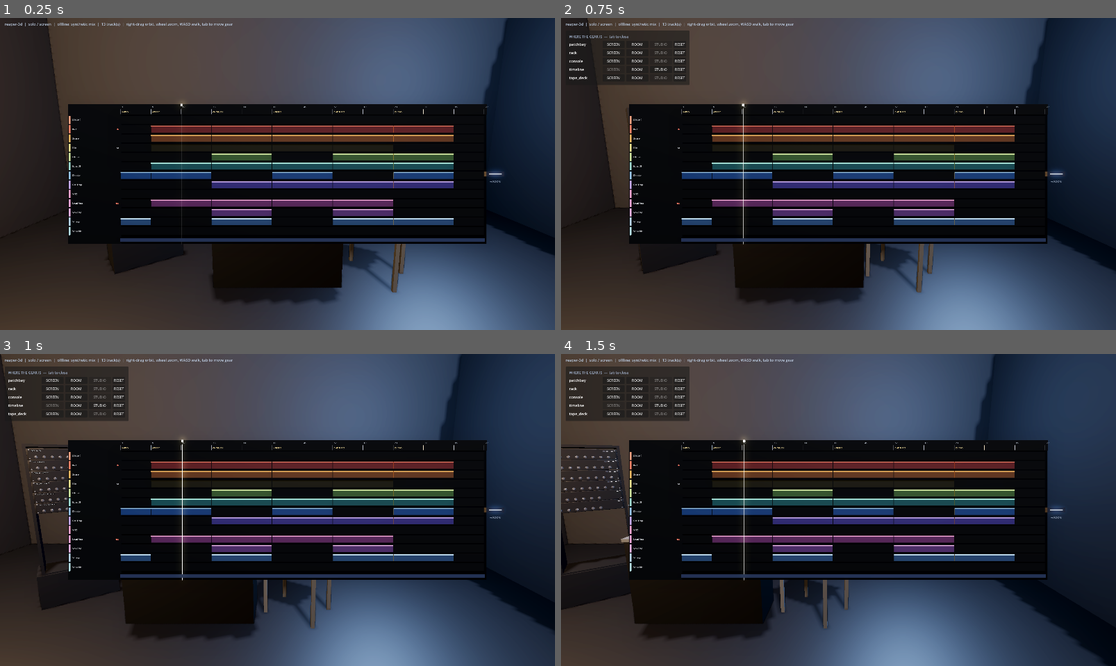
Above: before the commit, frames 1-4 (two rows, left to right).
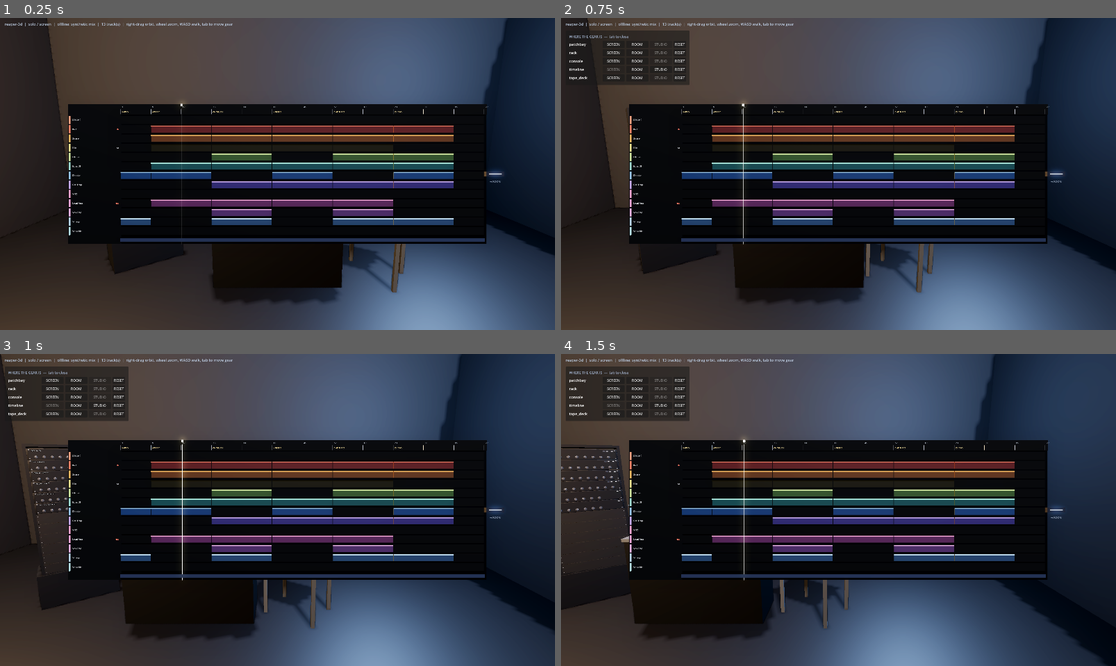
Above: after the commit, the same moments.

Repository: jacob-sabella/gd-dawlings
Game: Godot game, scene res://scenes/bootstrap.tscn
Same seed, same stepped clock (60 frames per second), same inputs: the game is played once before the commit and once after it.
Inputs (mouse positions are in pixels of both pictures, inside the frame that each line leads up to):
- Up to frame 1 (0.25 s): no input
- Up to frame 2 (0.75 s): tap Enter at 0.5 s; move the mouse to (960, 158) at 0.52 s; hold D from 0.53 s (still down); tap Tab at 0.6 s; click (960, 158) at 0.67 s
- Up to frame 3 (1 s): keep holding D
- Up to frame 4 (1.5 s): release D at 1.25 s; drag from (727, 525) to (810, 572) at 1.27 s

Frames 1-2 are identical in both runs. In frame 3, less than 0.1% of the frame differs, in the area x 6-13%, y 51-71%; in frame 4, 0.2%, in the area x 0-13%, y 50-71%.

Commit message:
A rack with six of twelve U filled had a hole, not room
The frame is built to the bay's full capacity, because that is what makes
two bays line up, and the units fill top-down. Six plugins in a twelve-U
bay therefore left six rows with nothing in them -- a gap you could see the
far wall through, which reads as a modelling mistake rather than as space.
Blanking panels now, which is what a real rack has in them, banked because
every blank is the same object in a different place.

Same family as the bank selector and the rack's own page control: the gear
misrepresenting the project in the direction of looking simpler than it is.
Three instances now, and the tell has been identical every time --
something absent with nothing saying it is absent.

The class header also said "A rack fills bottom-up" while an inline comment
eleven lines below said "Filled from the top down", with the code agreeing
with the lower one. Fifth doc-vs-code gap this week and the first where the
file contradicted itself.

Two things about the finish. The first attempt reused the chassis albedo
with a rougher surface: dimmer in the inspector, brighter in the render,
because roughness spreads the practicals across the panel instead of into
one highlight. The second halved the albedo and changed almost nothing
visible, at which point it was no longer obvious albedo was the lever at
all -- so it went to near-black as a deliberate overshoot to confirm it
was. A sixth of chassis now, which looks absurd written down and is right
on screen, because a blank is compared against a faceplate that is mostly
knobs, lettering and the shadows between them.

And the test caught itself lying. The first version asserted counts and
rows, and carried a comment claiming it would catch blanks in the wrong
rows. Mutation said otherwise: reversing the row range, so the blanks cover
the gear and the hole stays at the bottom, left every check green. Same
disease as the source bugs above, in the suite meant to catch them. It now
asserts where -- every blank below the lowest unit -- and both mutations
fail by name.

822 checks, 0 failed.

Diff:
--- a/hardware/materials.gd
+++ b/hardware/materials.gd
@@ -60,6 +60,31 @@
 		m.albedo_color = Color(0.345, 0.365, 0.395)
 		m.roughness = 0.58
 		m.metallic = 0.70
+		return m)
+
+
+## A rack blanking panel: the plate that fills a U nobody has put anything in.
+##
+## A SIXTH of the chassis albedo, which looks like far too much written down and is about right
+## on screen. Two things conspire. The first attempt reused the chassis albedo with a rougher
+## finish -- dimmer in the inspector, brighter in the render, because roughness spreads the
+## practicals across the whole panel instead of into one highlight. The second attempt halved
+## the albedo and changed almost nothing visible, which is the part worth remembering: the
+## thing a blank is compared against is a faceplate that is mostly knobs, lettering and the
+## shadows between them, so an unbroken plate of the same paint is simply a brighter object.
+##
+## Matching a number to a number is the wrong instrument here. The two were A/B'd on screen,
+## including one deliberate overshoot to near-black to confirm albedo was the lever at all --
+## after halving it twice with no visible effect, that was no longer obvious.
+##
+## What a blank has to say is "there is room here". A blank finished like a faceplate says
+## "this unit is switched off", and a blank brighter than a faceplate says "look at me".
+static func blanking_panel() -> StandardMaterial3D:
+	return _cached("blanking_panel", func():
+		var m := StandardMaterial3D.new()
+		m.albedo_color = Color(0.014, 0.015, 0.017)
+		m.roughness = 0.80
+		m.metallic = 0.20
 		return m)
 
 
--- a/hardware/rack/rack_surface.gd
+++ b/hardware/rack/rack_surface.gd
@@ -7,8 +7,13 @@
 ## readable picture of the signal flow rather than a pile -- the kick's compressor sits directly
 ## above the kick's EQ, in the order they process.
 ##
-## A rack fills bottom-up and overflows into a second bay rather than growing taller than a
-## person, because in ROOM mode the units above 2m are genuinely unreachable.
+## A rack fills TOP-DOWN and overflows sideways into a second bay rather than growing taller
+## than a person, because in ROOM mode the units above 2m are genuinely unreachable. Top-down
+## because the alternative puts the first track's plugins at your ankles.
+##
+## Unused U get blanking panels, which is what a real rack has in them and is also the only
+## honest way to draw the gap: a part-filled bay with nothing in the empty rows is a hole you
+## can see the far wall through, and it reads as a modelling mistake rather than as space.
 
 const BAY_HEIGHT := 1.1
 const BAY_SPACING := 0.56
@@ -55,6 +60,42 @@
 			unit.position = Vector3(0, per_bay * unit_height - (row + 0.5) * unit_height, 0)
 			bay_node.add_child(unit)
 
+		_blank_from(bay_node, slots.size() - bay * per_bay, per_bay, unit_height)
+
+
+## Blanking panels for the rows this bay did not fill.
+##
+## One banked plate and four banked screws per row, because every blank is the same object in a
+## different place and that is exactly what a MeshBank is for -- a twelve-U bay with two units
+## in it would otherwise add forty more draws to say nothing.
+##
+## Deliberately plainer and darker than a faceplate. A blank that looked like a unit would be a
+## rack full of dead gear; a blank that looks like a panel is a rack with room in it.
+func _blank_from(bay_node: Node3D, filled: int, per_bay: int, unit_height: float) -> void:
+	var empty := per_bay - filled
+	if empty <= 0:
+		return
+
+	var plates := MeshBank.parts(
+			Vector3(RackUnit.RACK_WIDTH, unit_height - 0.003, 0.010), Materials.blanking_panel())
+	plates.name = "BlankPlates"
+	bay_node.add_child(plates)
+	var screws := MeshBank.parts(
+			Vector3(0.0044, 0.0044, 0.002), Materials.cap_plastic(Color(0.3, 0.31, 0.33)))
+	screws.name = "BlankScrews"
+	bay_node.add_child(screws)
+
+	for row in range(filled, per_bay):
+		var y := per_bay * unit_height - (row + 0.5) * unit_height
+		plates.claim(Transform3D(Basis.IDENTITY, Vector3(0, y, -0.005)), Color.WHITE)
+		for side in [-1.0, 1.0]:
+			for sy in [-1.0, 1.0]:
+				screws.claim(Transform3D(Basis.IDENTITY, Vector3(
+						side * (RackUnit.RACK_WIDTH * 0.5 - 0.009),
+						y + sy * RackUnit.U * 0.5, 0.002)), Color.WHITE)
+	plates.commit()
+	screws.commit()
+
 
 func _build_frame(parent: Node3D, inner_height: float) -> void:
 	for side in [-1.0, 1.0]:
--- a/tests/run_tests.gd
+++ b/tests/run_tests.gd
@@ -60,6 +60,7 @@
 	_test_many_little_boxes_are_one_object()
 	_test_lettering_stops_when_nobody_can_read_it()
 	_test_scrolling_the_timeline_does_not_rebuild_it()
+	_test_an_unfilled_rack_bay_is_blanked_off()
 	_test_a_surface_cannot_ask_what_it_is_looking_through()
 	_test_a_rack_unit_reaches_every_parameter()
 
@@ -1769,6 +1770,64 @@
 ##
 ## Scoped to hardware/, which is where surfaces live. The mounts and the studio are exactly the
 ## layer that IS allowed to know these things, which is the whole point of the separation.
+## A part-filled rack is a rack with room in it, not a rack with a hole in it.
+##
+## The frame is built to the bay's full capacity because that is what makes two bays line up,
+## so a bay holding six units out of twelve left six empty rows you could see the far wall
+## through. It read as a modelling mistake rather than as space, which is the same class of
+## failure as the bank selector and the rack's own page control: the gear misrepresenting the
+## project, in the direction of looking simpler than it is.
+func _test_an_unfilled_rack_bay_is_blanked_off() -> void:
+	DAW.use(OfflineBackend.new())
+	var rack := RackSurface.new()
+	add_child(rack)
+	rack._process(0.0)
+
+	var units := rack.find_children("*", "RackUnit", true, false)
+	check("the stand-in racks some plugins", units.size() > 0)
+
+	var plates := rack.find_children("BlankPlates", "MeshBank", true, false)
+	check("a part-filled bay is blanked off", plates.size() > 0)
+
+	var unit_height := RackUnit.U * RackUnit.UNITS_TALL
+	var per_bay := int(floor(RackSurface.BAY_HEIGHT / unit_height))
+	var screws := rack.find_children("BlankScrews", "MeshBank", true, false)
+	check("the blanks are screwed in", screws.size() == plates.size())
+
+	var blanked := 0
+	for bank in plates:
+		blanked += (bank as MeshBank).count()
+	# Rows, not counts. The whole bug was a row with nothing in it, so the assertion has to be
+	# that every row of every bay is accounted for -- a blank bank with the right NUMBER of
+	# plates sitting in the wrong bay would satisfy a count and leave the hole exactly where
+	# it was.
+	var bays := int(ceil(float(units.size()) / float(per_bay)))
+	check("the stand-in fills one bay and does not fill it", bays == 1 and units.size() < per_bay)
+	check("every row of the bay is either a unit or a blank",
+			units.size() + blanked == per_bay * bays)
+	check("four screws to a blank", (screws[0] as MeshBank).count() == blanked * 4)
+
+	# Banked, not loose. Six blanks and twenty-four screws as individual meshes would be thirty
+	# objects to say nothing at all, in the surface that already has the most of anything.
+	check("the blanks are one object, not one each", (plates[0] as MeshBank).count() > 1)
+
+	# WHERE, not just how many. The arithmetic above is satisfied by blanks laid over the top of
+	# the units -- the same count, the same rows, the gear hidden behind panels and the hole
+	# still at the bottom. Found by mutation: reversing the row range left every check green.
+	# Units fill top-down, so every blank must sit below the lowest unit.
+	var lowest_unit := INF
+	for unit in units:
+		lowest_unit = minf(lowest_unit, (unit as Node3D).position.y)
+	var highest_blank := -INF
+	for bank in plates:
+		var mesh_bank := bank as MeshBank
+		for i in mesh_bank.count():
+			highest_blank = maxf(highest_blank, mesh_bank.transform_of(i).origin.y)
+	check("the blanks are below the gear, not over it", highest_blank < lowest_unit)
+
+	rack.queue_free()
+
+
 func _test_a_surface_cannot_ask_what_it_is_looking_through() -> void:
 	# Each: a thing a surface must not reach for, and what goes wrong when one does.
 	var forbidden := {
Not shown, changed: docs/loop_backlog.md
